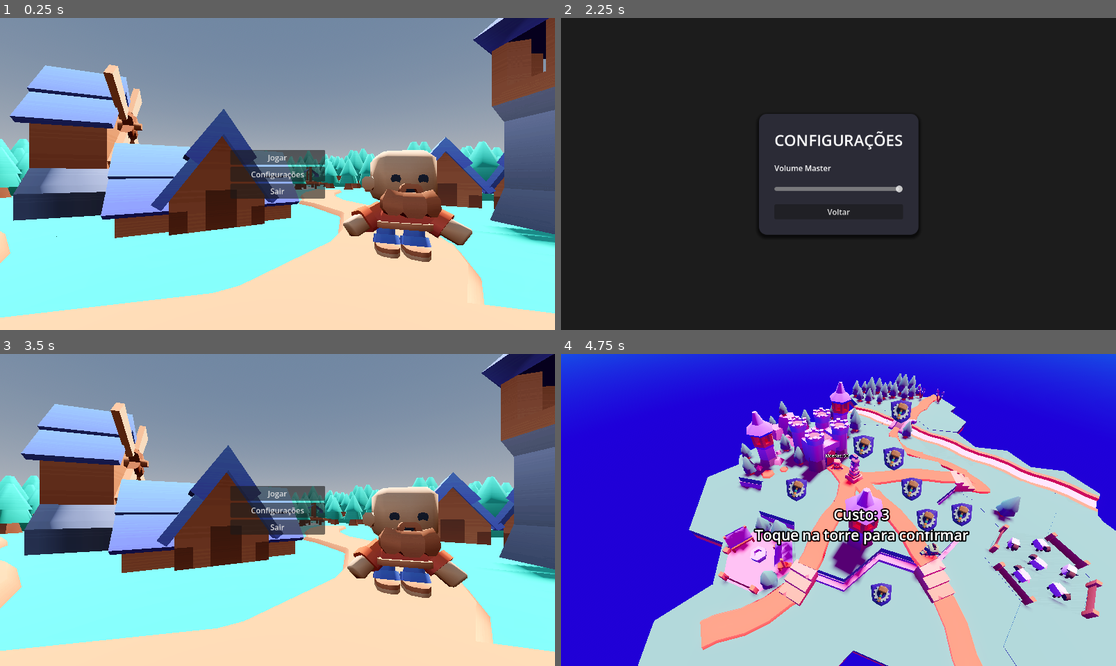
Above: before the commit, frames 1-4 (two rows, left to right).
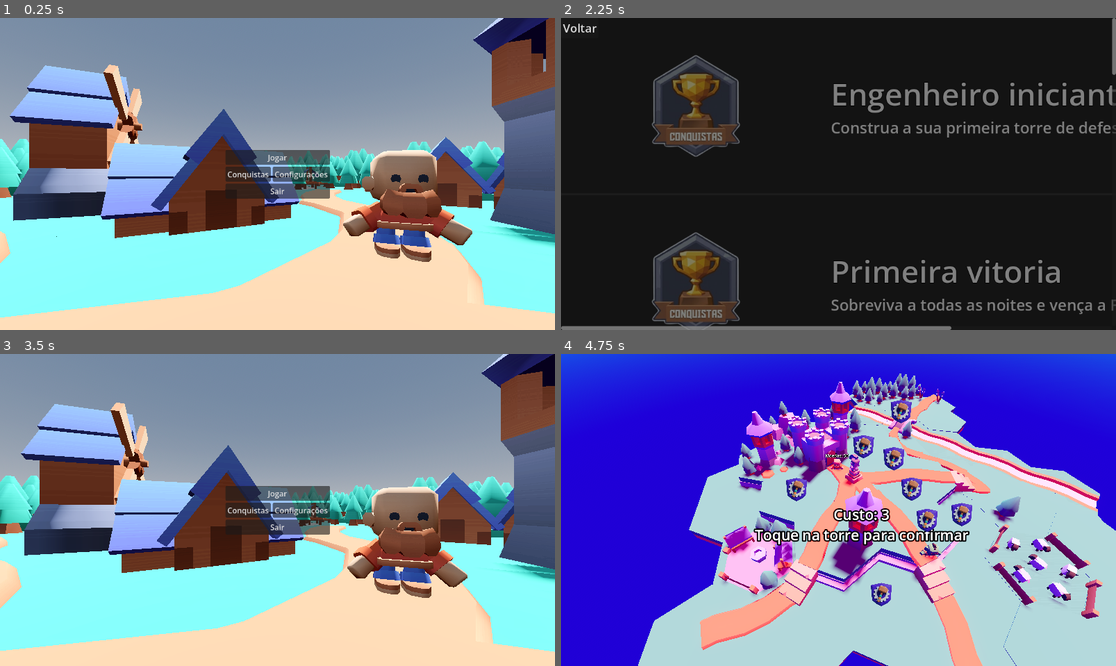
Above: after the commit, the same moments.

Repository: LucasSckenal/pi-4
Game: Godot game, scene res://Cenas Locais/main_menu.tscn
Two runs of this game, one before a commit and one after it. Both use one fixed random seed, a clock stepped at 60 frames per second and the inputs below.
Inputs (mouse positions are in pixels of both pictures, inside the frame that each line leads up to):
- Up to frame 1 (0.25 s): no input
- Up to frame 2 (2.25 s): click "Configurações" at 0.5 s; click "Voltar" at 1.25 s; click (810, 174) at 2 s, where only the run after the commit has a clickable "Conquistas"
- Up to frame 3 (3.5 s): click "Voltar" at 2.75 s
- Up to frame 4 (4.75 s): click "Jogar" at 3.5 s; click (860, 538) at 4.27 s

The runs differ from the first frame. In frame 1, 0.4% of the frame differs, in the area x 40-60%, y 42-58%; in frame 2, 20%, in the area x 0-100%, y 0-100%; in frame 3, 0.4%; in frame 4, less than 0.1%.

Commit message:
Implement main menu and achievements screen with navigation functionality

Diff:
--- a/Cenas Locais/main_menu.tscn
+++ b/Cenas Locais/main_menu.tscn
@@ -186,14 +186,24 @@
 
 [node name="BtnJogar" type="Button" parent="CanvasLayer/MarginContainer/VBoxContainer" unique_id=685627042]
 layout_mode = 2
+mouse_default_cursor_shape = 2
 text = "Jogar"
 
-[node name="BtnConfiguracoes" type="Button" parent="CanvasLayer/MarginContainer/VBoxContainer" unique_id=819533763]
-layout_mode = 2
+[node name="HBoxContainer" type="HBoxContainer" parent="CanvasLayer/MarginContainer/VBoxContainer" unique_id=1784167864]
+layout_mode = 2
+
+[node name="BtnConquistas" type="Button" parent="CanvasLayer/MarginContainer/VBoxContainer/HBoxContainer" unique_id=2044346011]
+layout_mode = 2
+text = "Conquistas"
+
+[node name="BtnConfiguracoes" type="Button" parent="CanvasLayer/MarginContainer/VBoxContainer/HBoxContainer" unique_id=819533763]
+layout_mode = 2
+mouse_default_cursor_shape = 2
 text = "Configurações"
 
 [node name="BtnSair" type="Button" parent="CanvasLayer/MarginContainer/VBoxContainer" unique_id=2138317139]
 layout_mode = 2
+mouse_default_cursor_shape = 2
 text = "Sair"
 
 [node name="BtnPersonagemInvisivel" type="Button" parent="CanvasLayer" unique_id=1560747246]
@@ -209,6 +219,7 @@
 offset_bottom = 152.24799
 grow_horizontal = 0
 grow_vertical = 2
+mouse_default_cursor_shape = 2
 flat = true
 
 [node name="AudioStreamPlayer" type="AudioStreamPlayer" parent="." unique_id=1657012310]
@@ -217,6 +228,7 @@
 autoplay = true
 
 [connection signal="pressed" from="CanvasLayer/MarginContainer/VBoxContainer/BtnJogar" to="." method="_on_btn_jogar_pressed"]
-[connection signal="pressed" from="CanvasLayer/MarginContainer/VBoxContainer/BtnConfiguracoes" to="." method="_on_btn_configuracoes_pressed"]
+[connection signal="pressed" from="CanvasLayer/MarginContainer/VBoxContainer/HBoxContainer/BtnConquistas" to="." method="_on_btn_conquistas_pressed"]
+[connection signal="pressed" from="CanvasLayer/MarginContainer/VBoxContainer/HBoxContainer/BtnConfiguracoes" to="." method="_on_btn_configuracoes_pressed"]
 [connection signal="pressed" from="CanvasLayer/MarginContainer/VBoxContainer/BtnSair" to="." method="_on_btn_sair_pressed"]
 [connection signal="pressed" from="CanvasLayer/BtnPersonagemInvisivel" to="." method="_on_btn_customizar_pressed"]
--- /dev/null
+++ b/Cenas Locais/painel_conquista.tscn
@@ -0,0 +1,61 @@
+[gd_scene format=3 uid="uid://cfwb88qbaoot4"]
+
+[sub_resource type="StyleBoxFlat" id="StyleBoxFlat_4uia8"]
+bg_color = Color(0.6, 0.6, 0.6, 0)
+border_width_left = 2
+border_width_top = 2
+border_width_right = 2
+border_width_bottom = 2
+border_color = Color(0.38928655, 0.3892867, 0.38928637, 1)
+corner_radius_top_left = 100
+corner_radius_top_right = 100
+corner_radius_bottom_right = 100
+corner_radius_bottom_left = 100
+
+[node name="PainelConquista" type="PanelContainer" unique_id=1436105647]
+offset_right = 40.0
+offset_bottom = 40.0
+
+[node name="MarginContainer" type="MarginContainer" parent="." unique_id=208254979]
+layout_mode = 2
+size_flags_horizontal = 3
+theme_override_constants/margin_left = 20
+theme_override_constants/margin_top = 20
+theme_override_constants/margin_right = 20
+theme_override_constants/margin_bottom = 20
+
+[node name="HBoxContainer" type="HBoxContainer" parent="MarginContainer" unique_id=1372122284]
+layout_mode = 2
+theme_override_constants/separation = 20
+
+[node name="Icone" type="TextureRect" parent="MarginContainer/HBoxContainer" unique_id=366360060]
+custom_minimum_size = Vector2(520, 320)
+layout_mode = 2
+expand_mode = 1
+stretch_mode = 5
+
+[node name="VBoxContainer" type="VBoxContainer" parent="MarginContainer/HBoxContainer" unique_id=164813779]
+layout_mode = 2
+size_flags_horizontal = 3
+size_flags_vertical = 4
+
+[node name="NomeLabel" type="Label" parent="MarginContainer/HBoxContainer/VBoxContainer" unique_id=1635748314]
+layout_mode = 2
+theme_override_colors/font_outline_color = Color(0, 0, 0, 1)
+theme_override_constants/outline_size = 4
+theme_override_font_sizes/font_size = 64
+
+[node name="DescricaoLabel" type="Label" parent="MarginContainer/HBoxContainer/VBoxContainer" unique_id=899605440]
+custom_minimum_size = Vector2(600, 0)
+layout_mode = 2
+size_flags_vertical = 6
+theme_override_font_sizes/font_size = 32
+autowrap_mode = 3
+
+[node name="MiniaturaContainer" type="PanelContainer" parent="MarginContainer/HBoxContainer" unique_id=1410012585]
+custom_minimum_size = Vector2(120, 120)
+layout_mode = 2
+size_flags_horizontal = 4
+size_flags_vertical = 4
+size_flags_stretch_ratio = 20.0
+theme_override_styles/panel = SubResource("StyleBoxFlat_4uia8")
--- /dev/null
+++ b/Cenas Locais/tela_conquistas.gd
@@ -0,0 +1,70 @@
+extends Control
+
+var painel_cena = preload("res://Cenas Locais/painel_conquista.tscn")
+var slot_cena = preload("res://Cenas Locais/slot_personagem.tscn") # <-- Puxamos seu slot aqui!
+
+@onready var lista_container = $ScrollContainer/ListaConquistas
+
+func _ready():
+	for child in lista_container.get_children():
+		child.queue_free()
+
+	for conquista in Global.banco_conquistas:
+		if conquista != null:
+			criar_painel(conquista)
+
+func criar_painel(conquista):
+	var novo_painel = painel_cena.instantiate()
+	lista_container.add_child(novo_painel)
+
+	# Busca os nós dentro da nova estrutura com MarginContainer
+	# Ajuste o caminho se a sua árvore estiver um pouquinho diferente
+	var icone_rect = novo_painel.get_node_or_null("MarginContainer/HBoxContainer/Icone")
+	var nome_label = novo_painel.get_node_or_null("MarginContainer/HBoxContainer/VBoxContainer/NomeLabel")
+	var desc_label = novo_painel.get_node_or_null("MarginContainer/HBoxContainer/VBoxContainer/DescricaoLabel")
+	var miniatura_container = novo_painel.get_node_or_null("MarginContainer/HBoxContainer/MiniaturaContainer")
+
+	var esta_liberada = Global.status_conquistas.get(conquista.id, false)
+
+	# --- 1. PREENCHENDO TEXTOS E ÍCONE ---
+	if nome_label: nome_label.text = conquista.nome
+	if desc_label: desc_label.text = conquista.descricao
+	if icone_rect and conquista.icone != null: icone_rect.texture = conquista.icone
+
+	# --- 2. A MÁGICA DA SILHUETA DO PERSONAGEM ---
+	var index = conquista.libera_personagem_index
+
+	# Verifica se essa conquista dá um personagem (index >= 0)
+	if index >= 0 and index < Global.lista_personagens.size() and miniatura_container:
+		var caminho_personagem = Global.lista_personagens[index]
+
+		# Cria o quadradinho do personagem e coloca na tela
+		var miniatura = slot_cena.instantiate()
+		miniatura_container.add_child(miniatura)
+
+		# Força a miniatura a ficar centralizada e com tamanho fixo
+		miniatura.custom_minimum_size = Vector2(320, 320) # Troque 80 pelo tamanho que achar melhor
+
+		# Faz o boneco aparecer
+		if miniatura.has_method("configurar_slot"):
+			miniatura.configurar_slot(caminho_personagem)
+
+		# Desativa o botão (já que é só para visualizar, não para jogar)
+		var btn = miniatura.get_node_or_null("Button")
+		if btn: btn.disabled = true
+
+		# O SEGREDO DA SILHUETA: Se estiver bloqueado, pinta quase tudo de preto
+		if not esta_liberada:
+			miniatura.modulate = Color(0.05, 0.05, 0.05, 1.0) # Preto misterioso
+		else:
+			miniatura.modulate = Color(1.0, 1.0, 1.0, 1.0) # Cores normais
+
+	# --- 3. COR DO PAINEL GERAL ---
+	if esta_liberada:
+		novo_painel.modulate = Color(1.0, 1.0, 1.0, 1.0)
+	else:
+		novo_painel.modulate = Color(0.5, 0.5, 0.5, 1.0) # Painel escurinho
+
+
+func _on_btn_voltar_pressed() -> void:
+	get_tree().change_scene_to_file("res://Cenas Locais/main_menu.tscn")
--- /dev/null
+++ b/Cenas Locais/tela_conquistas.tscn
@@ -0,0 +1,44 @@
+[gd_scene format=3 uid="uid://d3h6esyusk8kl"]
+
+[ext_resource type="Script" uid="uid://58a8pnam3ssk" path="res://Cenas Locais/tela_conquistas.gd" id="1_pnd5v"]
+
+[node name="TelaConquistas" type="Control" unique_id=479057687]
+layout_mode = 3
+anchors_preset = 15
+anchor_right = 1.0
+anchor_bottom = 1.0
+grow_horizontal = 2
+grow_vertical = 2
+script = ExtResource("1_pnd5v")
+
+[node name="ColorRect" type="ColorRect" parent="." unique_id=1481832516]
+layout_mode = 1
+anchors_preset = 15
+anchor_right = 1.0
+anchor_bottom = 1.0
+grow_horizontal = 2
+grow_vertical = 2
+color = Color(0.10980392, 0.10980392, 0.10980392, 1)
+
+[node name="ScrollContainer" type="ScrollContainer" parent="." unique_id=1981135311]
+layout_mode = 1
+anchors_preset = 15
+anchor_right = 1.0
+anchor_bottom = 1.0
+grow_horizontal = 2
+grow_vertical = 2
+
+[node name="ListaConquistas" type="VBoxContainer" parent="ScrollContainer" unique_id=803858735]
+layout_mode = 2
+size_flags_horizontal = 3
+size_flags_vertical = 3
+
+[node name="BtnVoltar" type="Button" parent="." unique_id=395051610]
+layout_mode = 0
+offset_right = 8.0
+offset_bottom = 8.0
+mouse_default_cursor_shape = 2
+theme_override_font_sizes/font_size = 24
+text = "Voltar"
+
+[connection signal="pressed" from="BtnVoltar" to="." method="_on_btn_voltar_pressed"]
--- a/Scripts Locais/main_menu.gd
+++ b/Scripts Locais/main_menu.gd
@@ -45,3 +45,8 @@
 func _on_btn_sair_pressed() -> void:
 	print("Fechando o jogo...")
 	get_tree().quit()
+
+
+func _on_btn_conquistas_pressed() -> void:
+	print("Mudar para a tela de Conquistas!")
+	get_tree().change_scene_to_file("res://Cenas Locais/tela_conquistas.tscn")
--- /dev/null
+++ b/main_menu.tscn
@@ -0,0 +1,82 @@
+[gd_scene format=3 uid="uid://bfumjt4lh7v4y"]
+
+[ext_resource type="Script" uid="uid://dmt45itdk5kxy" path="res://Scripts Locais/selecao_personagem.gd" id="1_06t4h"]
+
+[node name="TelaSelecao" type="Control" unique_id=1972340995]
+layout_mode = 3
+anchors_preset = 15
+anchor_right = 1.0
+anchor_bottom = 1.0
+grow_horizontal = 2
+grow_vertical = 2
+script = ExtResource("1_06t4h")
+
+[node name="ColorRect" type="ColorRect" parent="." unique_id=818732713]
+layout_mode = 1
+anchors_preset = 15
+anchor_right = 1.0
+anchor_bottom = 1.0
+grow_horizontal = 2
+grow_vertical = 2
+color = Color(0.17254902, 0.17254902, 0.17254902, 1)
+
+[node name="HBoxContainer" type="HBoxContainer" parent="." unique_id=1557209633]
+layout_mode = 1
+anchors_preset = 15
+anchor_right = 1.0
+anchor_bottom = 1.0
+grow_horizontal = 2
+grow_vertical = 2
+
+[node name="ScrollContainer" type="ScrollContainer" parent="HBoxContainer" unique_id=1174293387]
+layout_mode = 2
+size_flags_horizontal = 3
+
+[node name="GridContainer" type="GridContainer" parent="HBoxContainer/ScrollContainer" unique_id=341478023]
+layout_mode = 2
+size_flags_horizontal = 3
+size_flags_vertical = 3
+columns = 3
+
+[node name="SubViewportContainer" type="SubViewportContainer" parent="HBoxContainer" unique_id=138102986]
+layout_mode = 2
+size_flags_horizontal = 3
+stretch = true
+
+[node name="SubViewport" type="SubViewport" parent="HBoxContainer/SubViewportContainer" unique_id=1487482862]
+handle_input_locally = false
+size = Vector2i(574, 648)
+render_target_update_mode = 4
+
+[node name="Camera3D" type="Camera3D" parent="HBoxContainer/SubViewportContainer/SubViewport" unique_id=1397586359]
+transform = Transform3D(0.9998579, -3.1792133e-10, -0.016859235, 0.0034271944, 0.9791201, 0.20325403, 0.016507214, -0.20328292, 0.9789809, -0.009597778, 0.2905087, -2.414106)
+fov = 45.0
+
+[node name="DirectionalLight3D" type="DirectionalLight3D" parent="HBoxContainer/SubViewportContainer/SubViewport" unique_id=1796887019]
+
+[node name="PontoSpawn" type="Node3D" parent="HBoxContainer/SubViewportContainer/SubViewport" unique_id=435919479]
+transform = Transform3D(1, 0, 0, 0, 1, 0, 0, 0, 1, 0, 0, -2.9700274)
+
+[node name="BtnBack" type="Button" parent="." unique_id=478791273]
+layout_mode = 0
+offset_left = 19.0
+offset_top = 9.0
+offset_right = 103.0
+offset_bottom = 40.0
+text = "← Voltar"
+
+[node name="BtnSelect" type="Button" parent="." unique_id=2015667656]
+layout_mode = 1
+anchors_preset = -1
+anchor_left = 0.75000006
+anchor_top = 0.93900007
+anchor_right = 0.75000006
+anchor_bottom = 0.93900007
+offset_left = -44.00006
+offset_top = -15.472046
+offset_right = 44.99994
+offset_bottom = 15.527954
+text = "Selecionar"
+
+[connection signal="pressed" from="BtnBack" to="." method="_on_btn_back_pressed"]
+[connection signal="pressed" from="BtnSelect" to="." method="_on_btn_select_pressed"]
Not shown, added: Cenas Locais/tela_conquistas.gd.uid
